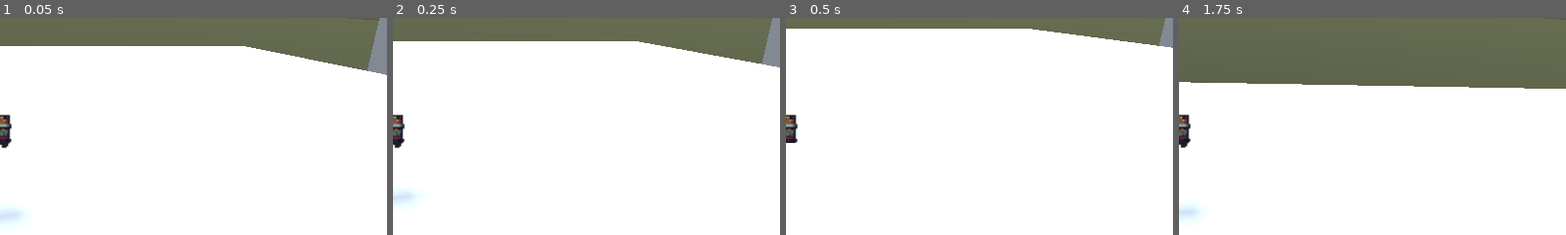
Above: before the commit, frames 1-4 (left to right).
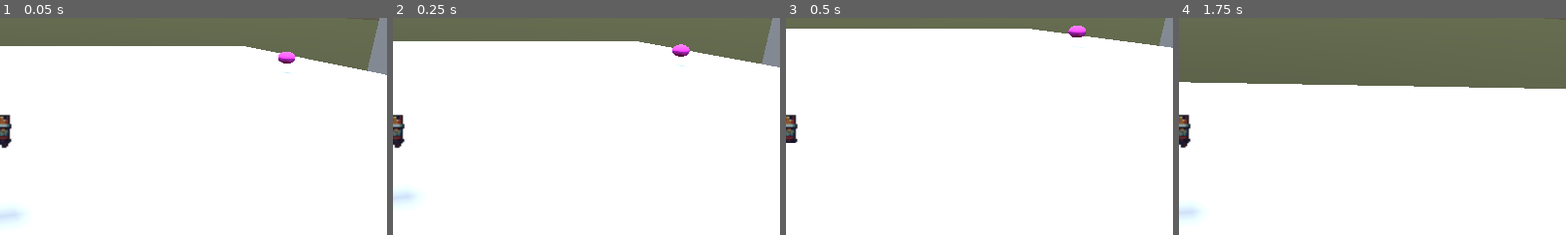
Above: after the commit, the same moments.

Repository: BetterBlood/Smoker_Guy
Game: Godot game, scene res://scenes/main.tscn
Two runs of this game, one before a commit and one after it. Both use one fixed random seed, a clock stepped at 60 frames per second and the inputs below.
Inputs (mouse positions are % of the whole screen's width and height, from its top left):
- Up to frame 1 (0.05 s): no input
- Up to frame 2 (0.25 s): no input
- Up to frame 3 (0.5 s): no input
- Up to frame 4 (1.75 s): tap Enter (ui_accept) at 0.5 s; move the mouse to (55, 50) at 0.52 s; hold F (Interact, bound only after the commit) 0.53-1.28 s; hold W (move_forward) from 0.53 s (still down); tap Space (jump) at 0.77, 1.52 s; move the mouse to (45, 50) at 1.27 s; tap F (Interact, bound only after the commit) at 1.35 s
The pictures show only the part of the screen within x 50-100%, y 43-93%; the shares and areas given below are measured in that part.

The runs differ from the first frame. In frame 1, 0.2% of the frame differs, in the area x 71-77%, y 15-26%; in frame 2, 0.2%, in the area x 72-77%, y 12-23%; in frame 3, 0.2%; in frame 4, nothing differs.

Commit message:
Interaction Manager

Diff:
--- a/project.godot
+++ b/project.godot
@@ -14,6 +14,10 @@
 run/main_scene="res://scenes/main.tscn"
 config/features=PackedStringArray("4.3", "GL Compatibility")
 config/icon="res://icon.svg"
+
+[autoload]
+
+InteractionsManager="*res://scenes/Interactions/interactions_manager.tscn"
 
 [dotnet]
 
@@ -55,6 +59,11 @@
 "events": [Object(InputEventKey,"resource_local_to_scene":false,"resource_name":"","device":-1,"window_id":0,"alt_press …(191 unchanged characters)…
 ]
 }
+Interact={
+"deadzone": 0.5,
+"events": [Object(InputEventKey,"resource_local_to_scene":false,"resource_name":"","device":-1,"window_id":0,"alt_pressed":false,"shift_pressed":false,"ctrl_pressed":false,"meta_pressed":false,"pressed":false,"keycode":0,"physical_keycode":70,"key_label":0,"unicode":102,"location":0,"echo":false,"script":null)
+]
+}
 
 [rendering]
 
--- /dev/null
+++ b/scenes/Interactions/interaction_static.tscn
@@ -0,0 +1,29 @@
+[gd_scene load_steps=6 format=3 uid="uid://c7whgqwiiu1e1"]
+
+[ext_resource type="Script" path="res://scripts/Interactions/interaction_static.gd" id="1_vhkxg"]
+[ext_resource type="PackedScene" uid="uid://b6bkqjtbsmj8k" path="res://scenes/Interactions/interactions_detector.tscn" id="2_axgu7"]
+
+[sub_resource type="SphereShape3D" id="SphereShape3D_tfual"]
+radius = 2.0
+
+[sub_resource type="StandardMaterial3D" id="StandardMaterial3D_djr5b"]
+albedo_color = Color(1, 0.258824, 1, 1)
+
+[sub_resource type="SphereMesh" id="SphereMesh_xdij6"]
+material = SubResource("StandardMaterial3D_djr5b")
+radius = 0.2
+height = 0.4
+
+[node name="InteractionStatic" type="Node3D"]
+script = ExtResource("1_vhkxg")
+interactionToDisplay = "default (insp)"
+
+[node name="InteractionsDetector" parent="." instance=ExtResource("2_axgu7")]
+collision_layer = 0
+collision_mask = 8192
+
+[node name="CollisionShape3D" type="CollisionShape3D" parent="InteractionsDetector"]
+shape = SubResource("SphereShape3D_tfual")
+
+[node name="MeshInstance3D" type="MeshInstance3D" parent="."]
+mesh = SubResource("SphereMesh_xdij6")
--- /dev/null
+++ b/scenes/Interactions/interactions_detector.tscn
@@ -0,0 +1,9 @@
+[gd_scene load_steps=2 format=3 uid="uid://b6bkqjtbsmj8k"]
+
+[ext_resource type="Script" path="res://scripts/Interactions/interactions_detector.gd" id="1_jtgn2"]
+
+[node name="InteractionsDetector" type="Area3D"]
+script = ExtResource("1_jtgn2")
+
+[connection signal="body_entered" from="." to="." method="_on_body_entered"]
+[connection signal="body_exited" from="." to="." method="_on_body_exited"]
--- /dev/null
+++ b/scenes/Interactions/interactions_manager.tscn
@@ -0,0 +1,17 @@
+[gd_scene load_steps=3 format=3 uid="uid://c1w0wviwdsrv2"]
+
+[ext_resource type="Script" path="res://scripts/Interactions/interactions_manager.gd" id="1_i14k0"]
+
+[sub_resource type="Theme" id="Theme_mjppf"]
+Label/colors/font_shadow_color = Color(0, 0, 0, 1)
+
+[node name="InteractionsManager" type="Node3D"]
+script = ExtResource("1_i14k0")
+
+[node name="Label" type="Label" parent="."]
+offset_right = 40.0
+offset_bottom = 23.0
+theme = SubResource("Theme_mjppf")
+text = "[F] INTERACT"
+horizontal_alignment = 1
+vertical_alignment = 1
--- a/scenes/main.tscn
+++ b/scenes/main.tscn
@@ -1,7 +1,8 @@
-[gd_scene load_steps=7 format=3 uid="uid://cvmxwqk61tto4"]
+[gd_scene load_steps=8 format=3 uid="uid://cvmxwqk61tto4"]
 
 [ext_resource type="PackedScene" uid="uid://b5dpenco0nwh" path="res://scenes/player.tscn" id="1_sa3da"]
 [ext_resource type="PackedScene" uid="uid://b3utv1asyo0gj" path="res://scenes/enemy.tscn" id="2_jc17c"]
+[ext_resource type="PackedScene" uid="uid://c7whgqwiiu1e1" path="res://scenes/Interactions/interaction_static.tscn" id="3_7tarn"]
 
 [sub_resource type="ProceduralSkyMaterial" id="ProceduralSkyMaterial_mnmpc"]
 sky_horizon_color = Color(0.64625, 0.65575, 0.67075, 1)
@@ -100,3 +101,6 @@
 
 [node name="B2" type="Node3D" parent="Enemy2/PatrolPoints"]
 transform = Transform3D(0.703438, 0, 0, 0, 0.660562, 0, 0, 0, 0.742559, -37.4932, 1.18901, 5.64345)
+
+[node name="InteractionStatic" parent="." instance=ExtResource("3_7tarn")]
+transform = Transform3D(1, 0, 0, 0, 1, 0, 0, 0, 1, 9.65595, 1.60799, -6.19089)
--- a/scenes/player.tscn
+++ b/scenes/player.tscn
@@ -21,6 +21,7 @@
 rings = 1
 
 [node name="Player" type="RigidBody3D" groups=["Player"]]
+collision_layer = 8193
 lock_rotation = true
 linear_damp = 2.0
 script = ExtResource("1_unpyb")
--- /dev/null
+++ b/scripts/Interactions/interaction_static.gd
@@ -0,0 +1,21 @@
+extends Node3D
+
+@onready var interactionDetector:= $InteractionsDetector
+
+@export var spawnableObjects: Array[PackedScene] = []
+@export var positionObjects: Array[Vector2] = []
+@export var interactionToDisplay: String = "default"
+
+const sound_emitter = preload("res://scenes/sound_emitter.tscn")
+@onready var world: Node3D = $".."
+
+func _ready() -> void:
+	interactionDetector.interact = Callable(self, "_action_on_interact")
+	if !interactionToDisplay.is_empty():
+		interactionDetector.actionName = interactionToDisplay
+
+func _action_on_interact() -> void:
+	var sound_prop = sound_emitter.instantiate()
+	sound_prop.setStrengh(5)
+	sound_prop.position = position
+	world.add_child(sound_prop)
--- /dev/null
+++ b/scripts/Interactions/interactions_detector.gd
@@ -0,0 +1,15 @@
+extends Area3D
+
+class_name InteractionsDetector
+
+@export var actionName: String = "INTERACT"
+
+var interact: Callable = func():
+	pass
+
+func _on_body_entered(_body: Node3D) -> void:
+	InteractionsManager.registerArea(self)
+
+
+func _on_body_exited(_body: Node3D) -> void:
+	InteractionsManager.unregisterArea(self)
--- /dev/null
+++ b/scripts/Interactions/interactions_manager.gd
@@ -0,0 +1,50 @@
+extends Node3D
+
+@onready var player = get_tree().get_first_node_in_group("Player")
+@onready var label: Label = $Label
+
+const beginText: String = "[F] "
+
+var activeAreas = []
+var canInteract: bool = true
+
+func registerArea(area: InteractionsDetector):
+	activeAreas.push_back(area)
+
+func unregisterArea(area: InteractionsDetector):
+	var index = activeAreas.find(area)
+	if index != -1:
+		activeAreas.remove_at(index)
+
+func _process(_delta: float) -> void:
+	if canInteract:
+		if activeAreas.size() == 0 :
+			label.hide()
+		else :
+			if activeAreas.size() > 1 :
+				activeAreas.sort_custom(_sortByDistToPlayer)
+			var currArea: InteractionsDetector = activeAreas[0]
+			_setActiveLabel(currArea)
+			label.show()
+	else:
+		label.hide()
+
+func _input(event: InputEvent) -> void:
+	if event.is_action_pressed("Interact") && canInteract:
+		if activeAreas.size() > 0:
+			canInteract = false
+			label.hide()
+
+			await activeAreas[0].interact.call()
+
+			canInteract = true
+
+func _setActiveLabel(currArea: InteractionsDetector):
+	label.text = beginText + currArea.actionName
+	var tmp: Vector2 = Vector2(currArea.global_position.x, currArea.global_position.y)
+	label.global_position = get_window().size/2
+	label.global_position.y += 50
+	label.global_position.x -= label.size.x / 2
+
+func _sortByDistToPlayer(a1: InteractionsDetector, a2: InteractionsDetector):
+	return player.global_position.distance_to(a1.global_position) < player.global_position.distance_to(a2.global_position)
